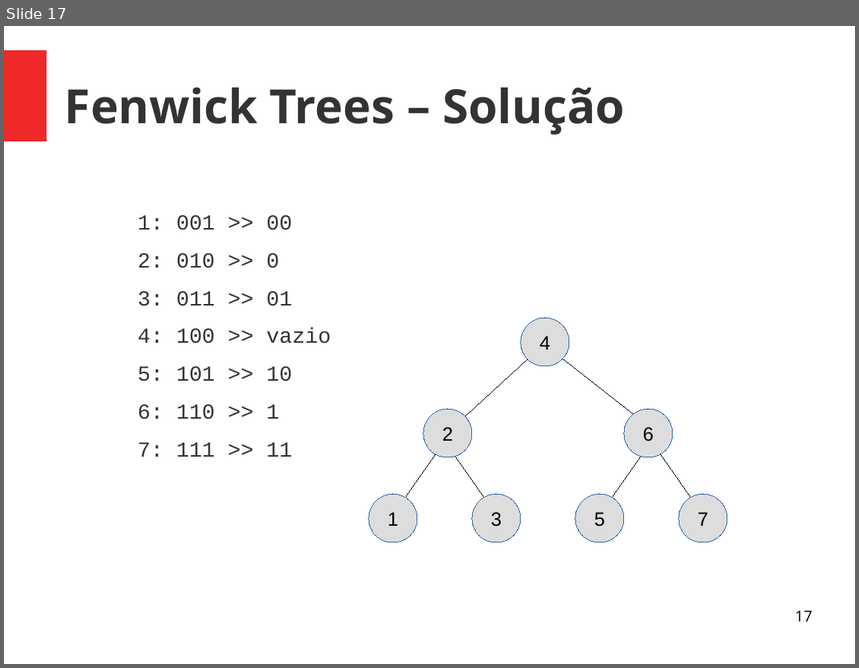
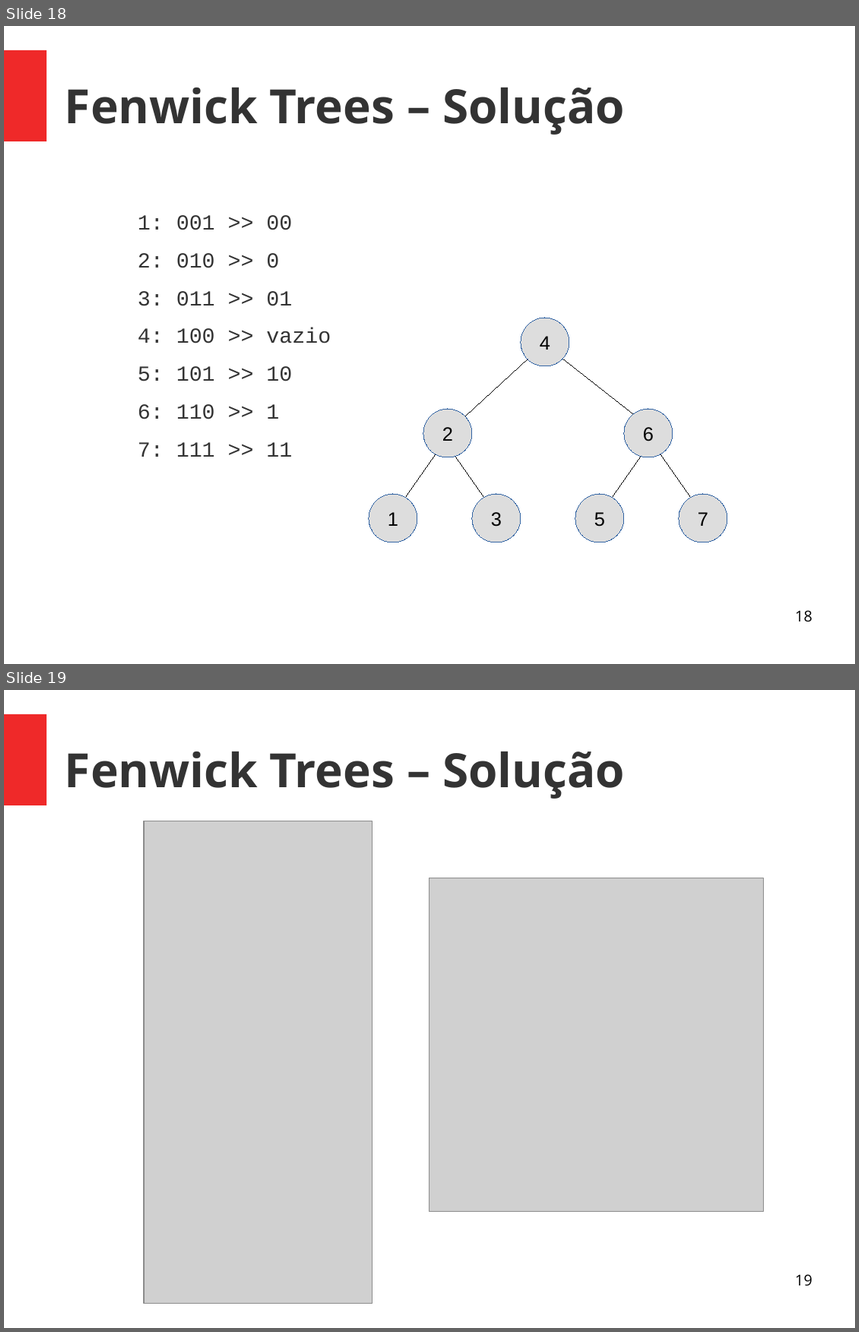
Before and after one commit to almirbraggio/aed, a slide deck: 03/Fenwick-Tree/fenwick-tree.odp. Shown one above the other, each under a label of ours: slide 17 before the commit, slides 18 and 19 after it. The pictures are 859x668 and 859x1332 pixels, drawn with LibreOffice and Linux fonts; fonts in the diff are those of the drawing; grey boxes stand for pictures. Boxes give left, top, right and bottom in pixels: in the first picture for what was removed or moved away, otherwise in the second. Text is boxed around its words. In the diff, an @@ line names an element or a change of style, - is before the commit and + after.

```diff
--- a/03/Fenwick-Tree/fenwick-tree.odp
+++ b/03/Fenwick-Tree/fenwick-tree.odp
@@ slide 19 added at [4,690,855,1328], background #FFFFFF; not listed: 1 template element that a slide beside it also shows @@
@@ title added at [65,752,625,799], 44 pt, text #333333, bold @@
+Fenwick Trees – Solução
@@ picture added at [144,821,373,1304] @@
@@ picture added at [430,878,764,1211] @@
@@ page number added at [795,1274,813,1287], 14 pt, text #000000 @@
+19
@@ what was slide 17 is now slide 18 @@
@@ page number at [795,610,813,623]: text changed @@
-17
+18
```
Also in this commit, not shown: 5 slides changed, 3 other slides added, 1 other file.
